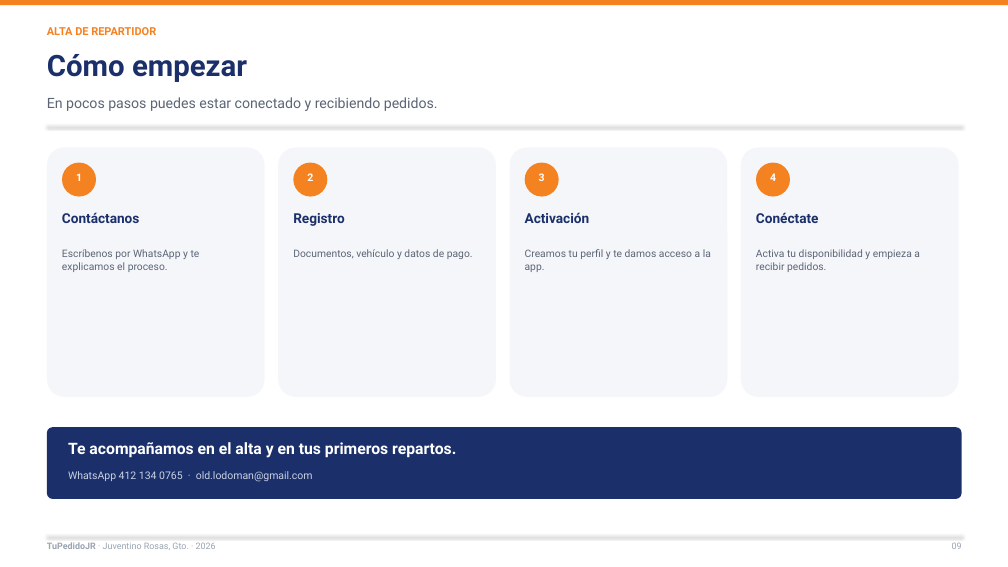
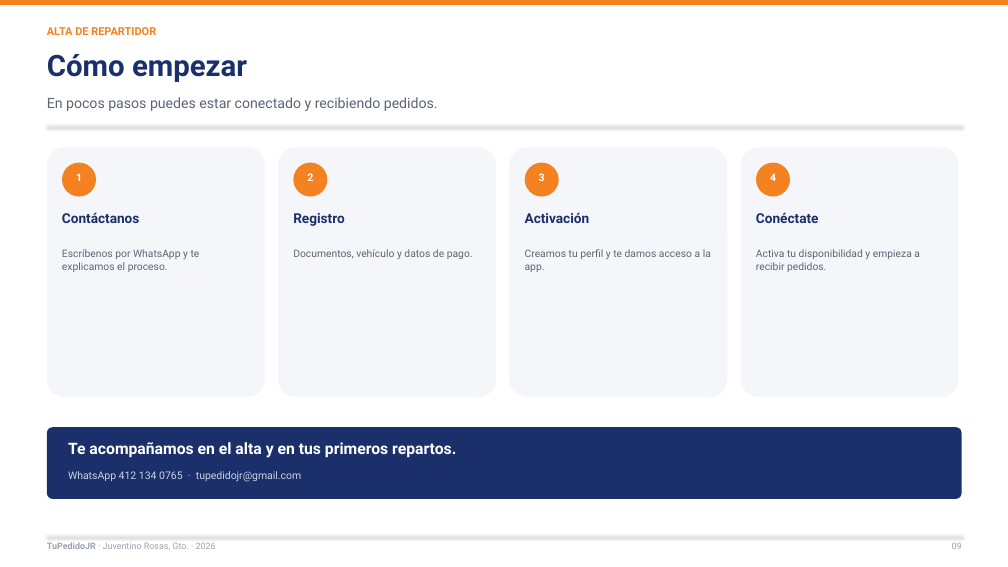
Before and after one commit to Lodoman-old/TuPedidoJR, a slide deck: slide 9 of docs/presentacion/TuPedidoJR_Repartidores_2026.pptx. Drawn at 1008x567 pixels with LibreOffice and Linux fonts; fonts in the diff are those of the drawing. Boxes give left, top, right and bottom in pixels: in the first picture for what was removed or moved away, otherwise in the second. Text is boxed around its words. In the diff, an @@ line names an element or a change of style, - is before the commit and + after.

```diff
--- a/docs/presentacion/TuPedidoJR_Repartidores_2026.pptx
+++ b/docs/presentacion/TuPedidoJR_Repartidores_2026.pptx
@@ text at [68, 471, 302, 482]: text changed @@
-WhatsApp 412 134 0765 · old.lodoman@gmail.com
+WhatsApp 412 134 0765 · tupedidojr@gmail.com
```
Also in this commit, not shown: 2 other slides changed, 28 other files.
